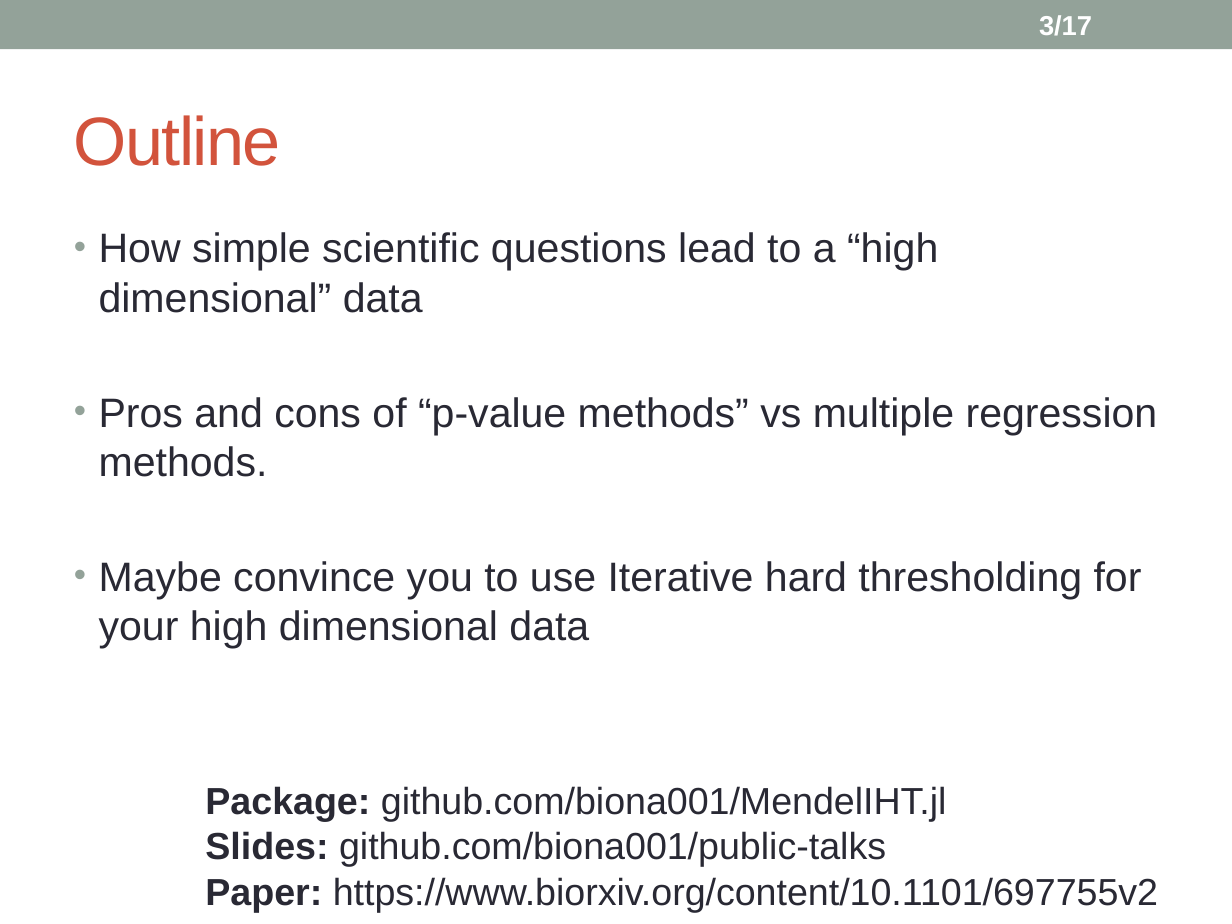
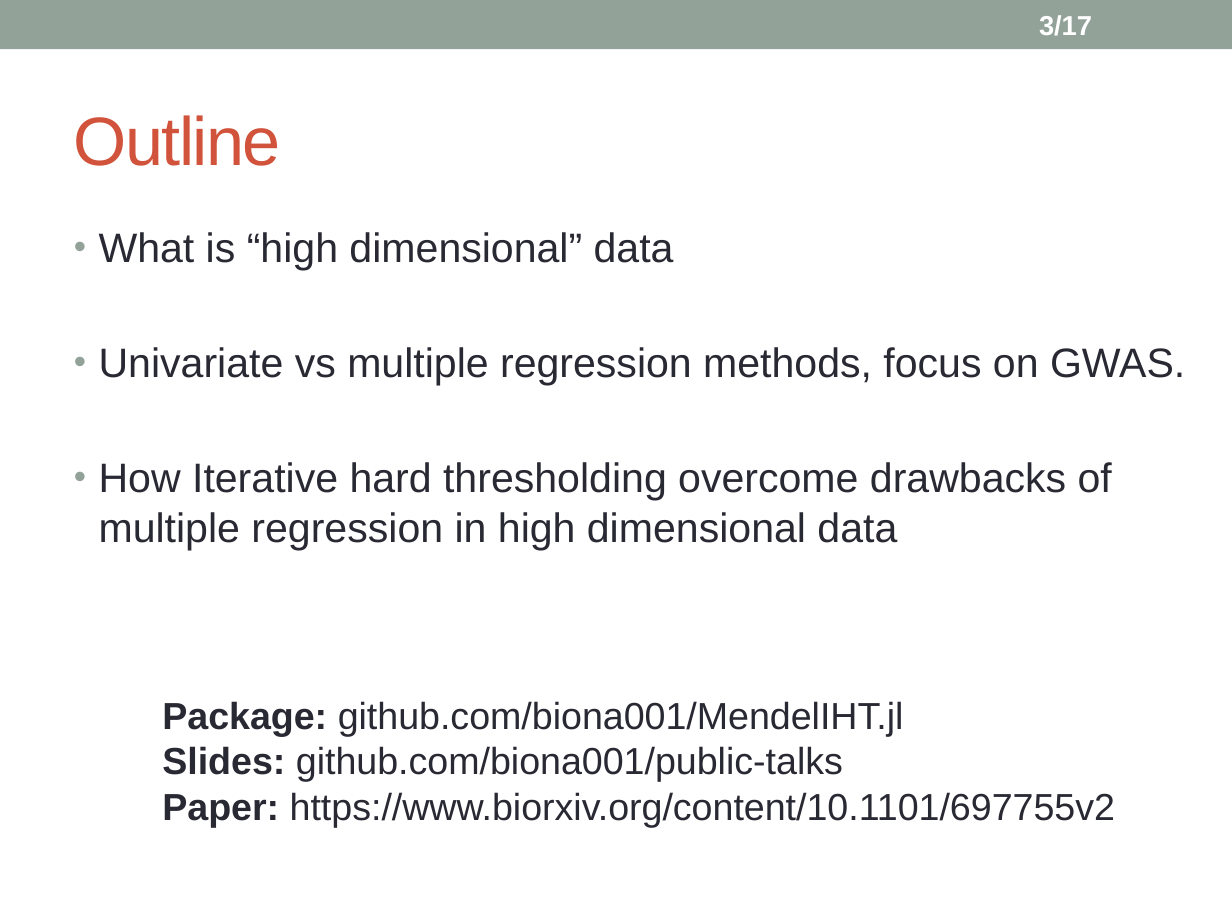
Before and after one commit to biona001/public-talks, a slide deck: slide 3 of QCBio luncheon 2020/Presentation1.pptx. Drawn at 1232x924 pixels with LibreOffice and Linux fonts; fonts in the diff are those of the drawing. Boxes give left, top, right and bottom in pixels: in the first picture for what was removed or moved away, otherwise in the second. Text is boxed around its words. In the diff, an @@ line names an element or a change of style, - is before the commit and + after.

```diff
--- a/QCBio luncheon 2020/Presentation1.pptx
+++ b/QCBio luncheon 2020/Presentation1.pptx
@@ text at (99,232,1185,550): text changed @@
-• How simple scientific questions lead to a “high dimensional” data
-• Pros and cons of “p-value methods” vs multiple regression methods.
-• Maybe convince you to use Iterative hard thresholding for your high dimensional data
+• What is “high dimensional” data
+• Univariate vs multiple regression methods, focus on GWAS.
+• How Iterative hard thresholding overcome drawbacks of multiple regression in high dimensional data
@@ text "Package: github.com/biona001/MendelIHT.jl": place and size @@
-text "Package: github.com/biona001/MendelIHT.jl" at (205,786,1158,912)
+text "Package: github.com/biona001/MendelIHT.jl" at (162,701,1115,827)
```
Also in this commit, not shown: 1 other file.
